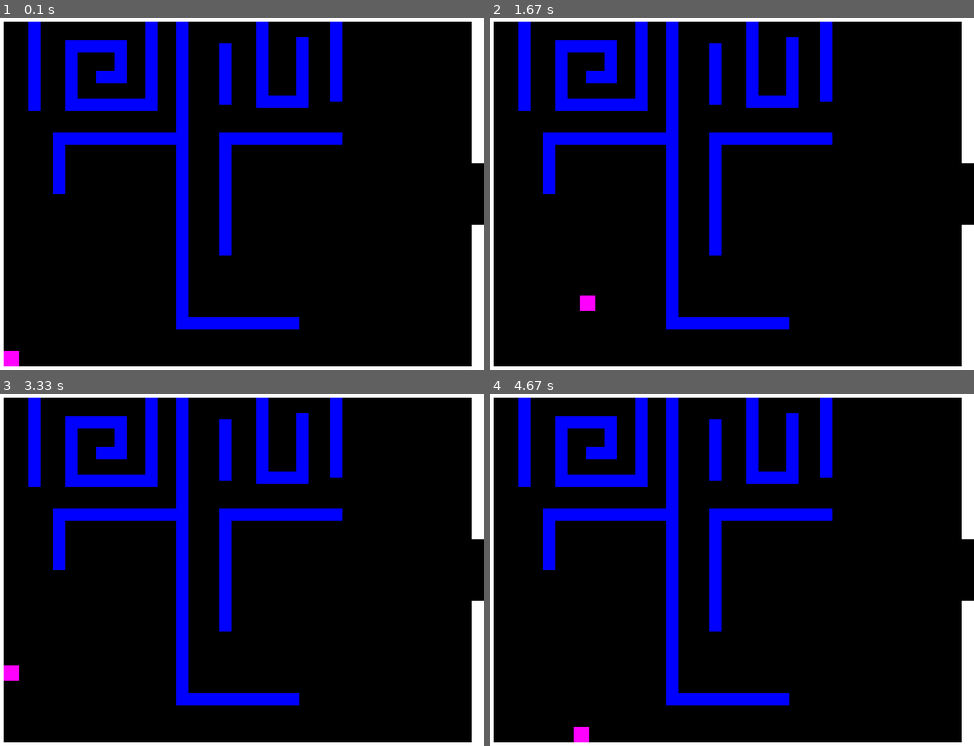
Above: before the commit, frames 1-4 (two rows, left to right).
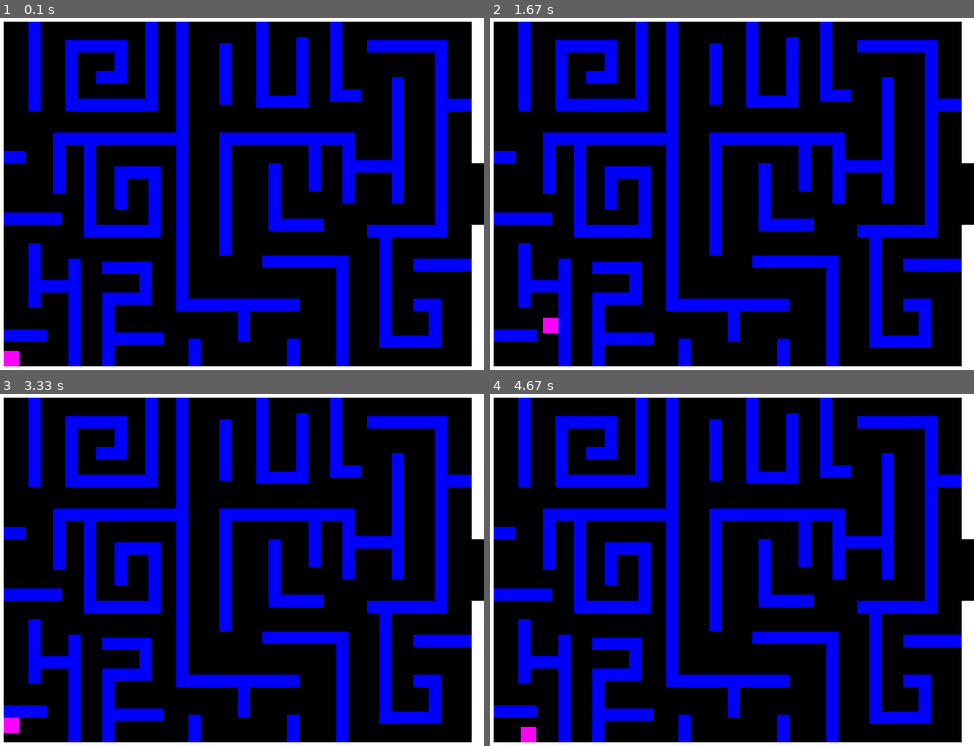
Above: after the commit, the same moments.

Repository: abbeymw/Pygame_Project4
Game: pygame game, started from pygame_maze.py
Two runs of this game, one before a commit and one after it. Both use one fixed random seed, a clock stepped at 60 frames per second and the inputs below.
Inputs:
- Up to frame 1 (0.1 s): no input
- Up to frame 2 (1.67 s): hold Right 0.33-0.8 s; hold Up 0.83-1.13 s
- Up to frame 3 (3.33 s): hold Left 1.67-2.2 s; hold Down 2.23-2.53 s; hold Left 2.57-2.97 s; hold Up from 3 s (still down)
- Up to frame 4 (4.67 s): release Up at 3.37 s; hold Right 3.4-4.03 s; hold Down 4.07-4.43 s; hold Left from 4.47 s (still down)

The runs differ from the first frame. In frame 1, 17% of the frame differs, in the area x 0-98%, y 6-99%; in frame 2, 17%; in frame 3, 17%; in frame 4, 17%.

Commit message:
finished maze

Diff:
--- a/pygame_maze.py
+++ b/pygame_maze.py
@@ -63,8 +63,11 @@
                  [780, 350, 20, 350, WHITE],
                  [20, 0, 760, 20, WHITE],
                  [20, 580, 760, 20, WHITE],
-                 [300, 20, 20, 500, BLUE],
-                 [300, 500, 200, 20, BLUE],
+                 [300, 20, 20, 450, BLUE],
+                 [300, 470, 200, 20, BLUE],
+                 [320, 535, 20, 45, BLUE],
+                 [480, 535, 20, 45, BLUE],
+                 [400, 480, 20, 60, BLUE],
                  [100, 200, 20, 100, BLUE],
                  [100, 200, 200, 20, BLUE],
                  [370, 200, 20, 200, BLUE],
@@ -80,7 +83,41 @@
                  [120, 50, 80, 20, BLUE],
                  [200, 50, 20, 50, BLUE],
                  [170, 100, 50, 20, BLUE],
-                 [550, 20, 20, 130, BLUE]
+                 [550, 20, 20, 130, BLUE],
+                 [550, 130, 50, 20, BLUE],
+                 [560, 400, 20, 180, BLUE],
+                 [440, 400, 120, 20, BLUE],
+                 [450, 250, 20, 110, BLUE],
+                 [450, 340, 90, 20, BLUE],
+                 [515, 200, 20, 95, BLUE],
+                 [570, 200, 20, 115, BLUE],
+                 [610, 50, 110, 20, BLUE],
+                 [720, 50, 20, 300, BLUE],
+                 [740, 145, 40, 20, BLUE],
+                 [650, 110, 20, 205, BLUE],
+                 [590, 245, 60, 20, BLUE],
+                 [20, 230, 35, 20, BLUE],
+                 [610, 350, 130, 20, BLUE],
+                 [630, 370, 20, 180, BLUE],
+                 [650, 530, 60, 20, BLUE],
+                 [710, 490, 20, 60, BLUE],
+                 [685, 470, 45, 20, BLUE],
+                 [685, 405, 95, 20, BLUE],
+                 [20, 520, 70, 20, BLUE],
+                 [125, 405, 20, 175, BLUE],
+                 [180, 480, 20, 100, BLUE],
+                 [180, 525, 100, 20, BLUE],
+                 [150, 220, 20, 130, BLUE],
+                 [150, 350, 110, 20, BLUE],
+                 [255, 260, 20, 110, BLUE],
+                 [200, 255, 75, 20, BLUE],
+                 [200, 255, 20, 70, BLUE],
+                 [180, 460, 60, 20, BLUE],
+                 [240, 410, 20, 70, BLUE],
+                 [180, 410, 70, 20, BLUE],
+                 [20, 330, 95, 20, BLUE],
+                 [60, 380, 20, 105, BLUE],
+                 [80, 440, 60, 20, BLUE]
                 ]
         for w in walls_creation:
             wall = Wall(w[0], w[1], w[2], w[3], w[4])
@@ -104,22 +141,22 @@
 
             if event.type == pygame.KEYDOWN:
                 if event.key == pygame.K_LEFT:
-                    player.change_speed(-5, 0)
+                    player.change_speed(-3, 0)
                 if event.key == pygame.K_RIGHT:
-                    player.change_speed(5, 0)
+                    player.change_speed(3, 0)
                 if event.key == pygame.K_UP:
-                    player.change_speed(0, -5)
+                    player.change_speed(0, -3)
                 if event.key == pygame.K_DOWN:
-                    player.change_speed(0, 5)
+                    player.change_speed(0, 3)
             if event.type == pygame.KEYUP:
                 if event.key == pygame.K_LEFT:
-                    player.change_speed(5, 0)
+                    player.change_speed(3, 0)
                 if event.key == pygame.K_RIGHT:
-                    player.change_speed(-5, 0)
+                    player.change_speed(-3, 0)
                 if event.key == pygame.K_UP:
-                    player.change_speed(0, 5)
+                    player.change_speed(0, 3)
                 if event.key == pygame.K_DOWN:
-                    player.change_speed(0, -5)
+                    player.change_speed(0, -3)
 
         player.move(room.wall_list)
 
